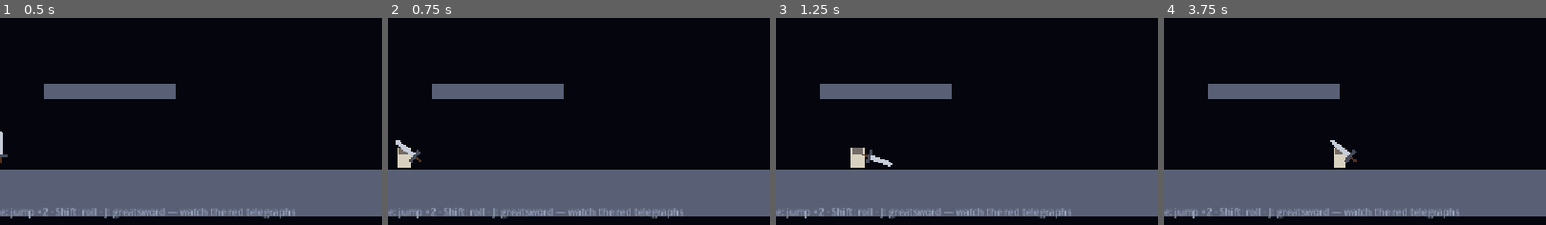
Above: before the commit, frames 1-4 (left to right).
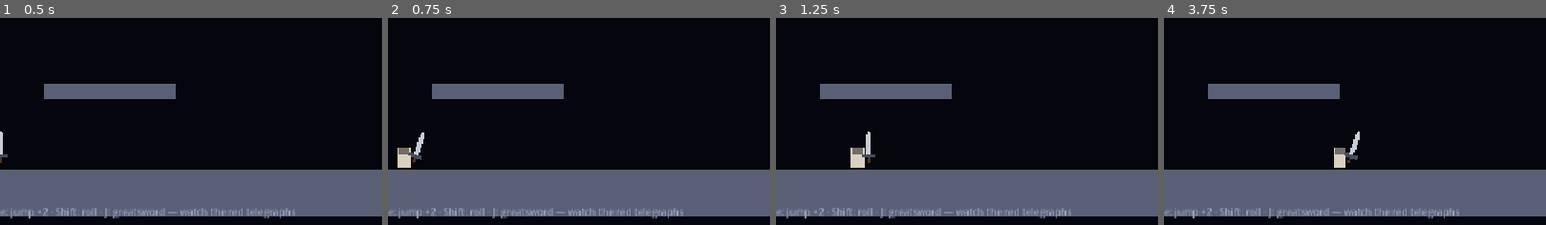
Above: after the commit, the same moments.

Repository: hugoborgplotnikov-boop/the-last-beacon
Game: Godot game, scene res://scenes/captain_arena.tscn
The game is run twice, just before and just after one commit, with the same random seed, the same clock (stepped at 60 frames per second) and the same inputs.
Inputs:
- Up to frame 1 (0.5 s): no input
- Up to frame 2 (0.75 s): hold D (move_right) from 0.53 s (still down); tap J (attack) at 0.6 s
- Up to frame 3 (1.25 s): keep holding D (move_right); tap Space (jump) at 0.77 s
- Up to frame 4 (3.75 s): tap J (attack) at 1.35, 2.3, 2.85, 3.6 s; tap Space (jump) at 1.52, 3.02 s; release D (move_right) at 2.03 s; hold A (move_left) 2.03-2.78 s; tap Shift (roll) at 2.1 s; hold D (move_right) from 2.78 s (still down)
The pictures show only the part of the screen within x 13-63%, y 50-100%; the shares and areas given below are measured in that part.

Frame 1 is identical in both runs. In frame 2, 0.3% of the frame differs, in the area x 2-10%, y 55-71%; in frame 3, 0.3%; in frame 4, 0.4%, in the area x 43-52%, y 54-71%.

Commit message:
fix: greatsword now chops outward in BOTH directions + blade recovery
Real bug found by live playtest + behavioral verification:
- the sword's mirror (scale.x=-1) flips the blade's content but NOT its
  rotation direction (Godot applies rotation after scale) — so facing
  left, the blade swept across the keeper to the right. The angle now
  flips with facing (1.9 * facing.x).
- wind-up removed: the cock-back motion read as a wrong-direction swing;
  the blade now arcs from rest, forward-down, on both sides
- tween killed at swing end so the blade recovers to rest (was stuck
  tilted after every swing)
- verification (direct start_attack, both facings): right +1.02, left
  -1.02, recovery 0.0; suite 6/6 green

Diff:
--- a/dev/TheLastBeacon/scripts/player.gd
+++ b/dev/TheLastBeacon/scripts/player.gd
@@ -115,16 +115,18 @@
 	can_attack = false
 	attack_box.position = Vector2(20.0 * facing.x, 0.0)
 	attack_box.monitoring = true
-	# The greatsword chops: a quick cock-back, then a wide arc forward-down.
-	# The angles are constants — the node's mirror (scale.x = facing.x) flips
-	# the arc outward on both sides automatically.
+	# The greatsword chops: a single outward arc — from rest, the blade
+	# accelerates forward-down, away from the keeper. The angle flips with
+	# facing (scale.x = -1 mirrors the blade's content but NOT the rotation
+	# direction — Godot applies rotation after scale).
 	sword.rotation = 0.0
 	swing_tween = create_tween()
-	swing_tween.tween_property(sword, "rotation", -0.9, 0.12).set_trans(Tween.TRANS_QUAD).set_ease(Tween.EASE_OUT)
-	swing_tween.tween_property(sword, "rotation", 1.9, 0.2).set_trans(Tween.TRANS_QUAD).set_ease(Tween.EASE_IN)
+	swing_tween.tween_property(sword, "rotation", 1.9 * facing.x, attack_duration).set_trans(Tween.TRANS_QUAD).set_ease(Tween.EASE_IN)
 	await get_tree().create_timer(attack_duration).timeout
 	attack_box.monitoring = false
 	is_attacking = false
+	if swing_tween and swing_tween.is_valid():
+		swing_tween.kill()
 	sword.rotation = 0.0
 	await get_tree().create_timer(maxf(attack_cooldown - attack_duration, 0.0)).timeout
 	can_attack = true
